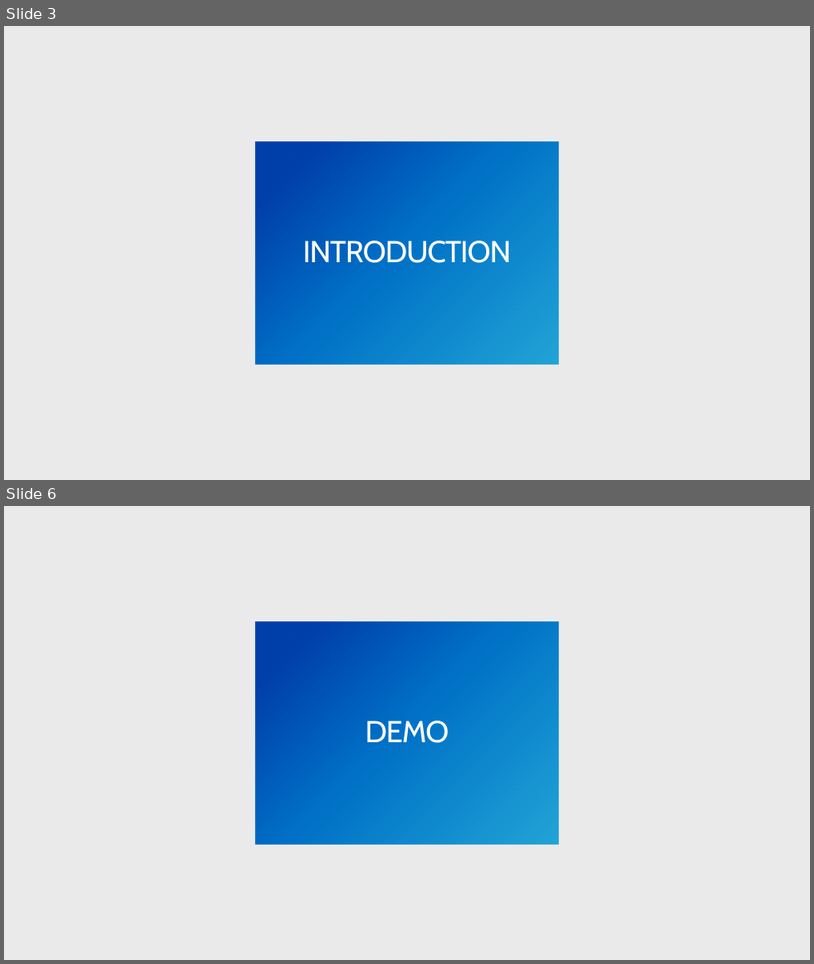
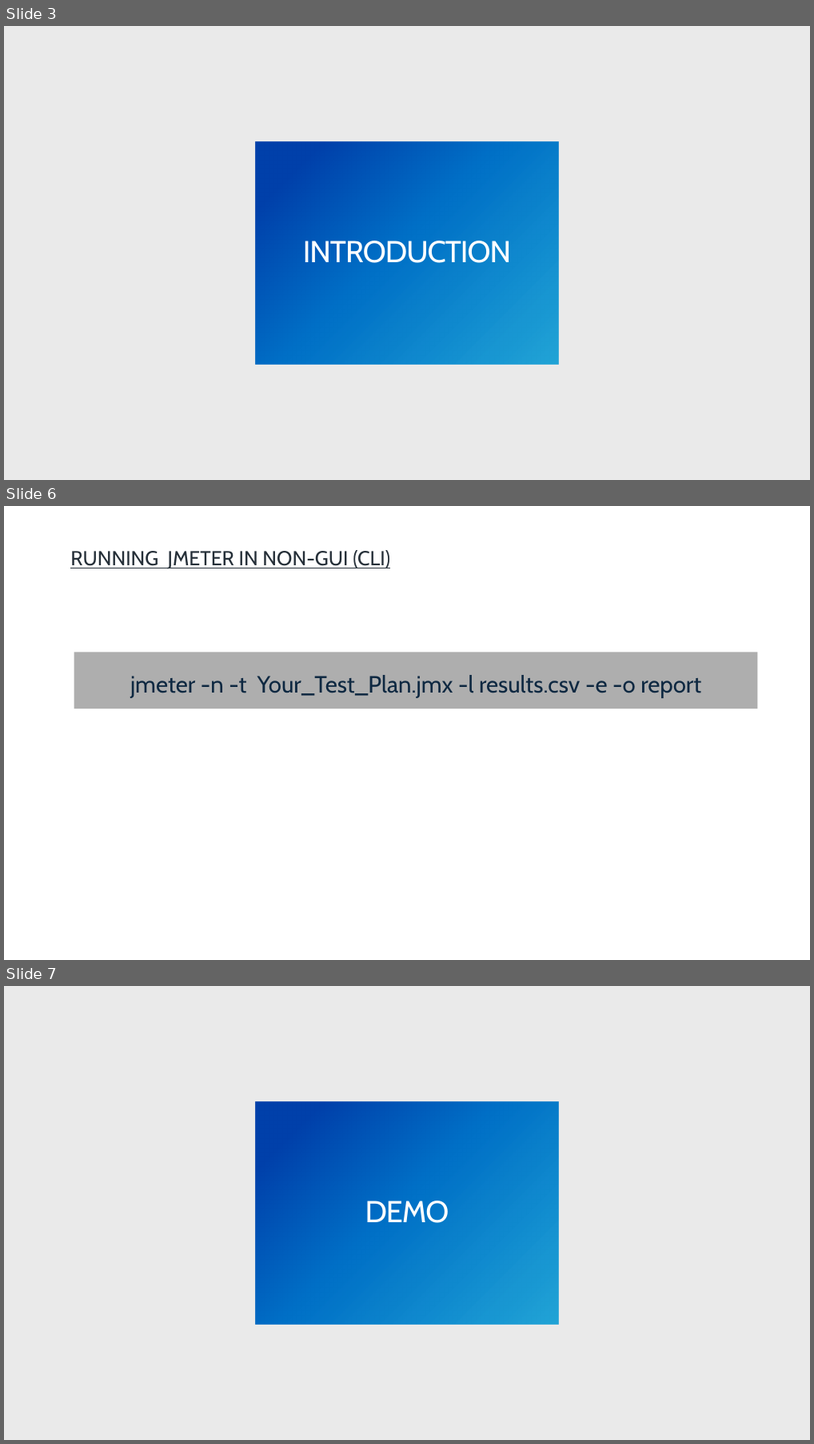
Before and after one commit to ShadaHInt/LocustLoadTest, a slide deck: PPT/JMeterKT.pptx. Shown one above the other, each under a label of ours: slides 3 and 6 before the commit, slides 3, 6 and 7 after it; the slides between them are not shown. The pictures are 814x964 and 814x1444 pixels, drawn with LibreOffice and Linux fonts; fonts in the diff are those of the drawing; background and template pictures are left out; a plain dark background stands for a picture behind light text. Boxes give left, top, right and bottom in pixels: in the first picture for what was removed or moved away, otherwise in the second. Text is boxed around its words. In the diff, an @@ line names an element or a change of style, - is before the commit and + after.

```diff
--- a/PPT/JMeterKT.pptx
+++ b/PPT/JMeterKT.pptx
@@ slide 6 added at box(4, 506, 810, 960), background #FFFFFF @@
@@ title added at box(70, 550, 390, 569), 24 pt, text #252F38, underline @@
+RUNNING JMETER IN NON-GUI (CLI)
@@ text added at box(74, 652, 758, 708), fill #AEAEAE, 28 pt, text #0E2841 @@
+jmeter -n -t Your_Test_Plan.jmx -l results.csv -e -o report
@@ what was slide 6 is now slide 7 @@
```
Also in this commit, not shown: 2 slides changed, 4 other files.
